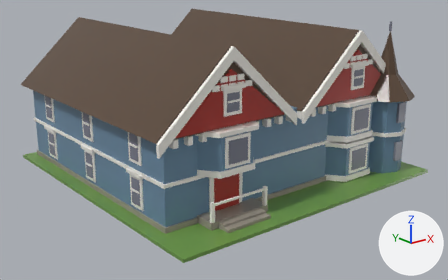
A saved change to the glTF model assets/managed-models/buildings/house-2x2-2f-victorian-a-solar/house-2x2-2f-victorian-a-solar.glb.
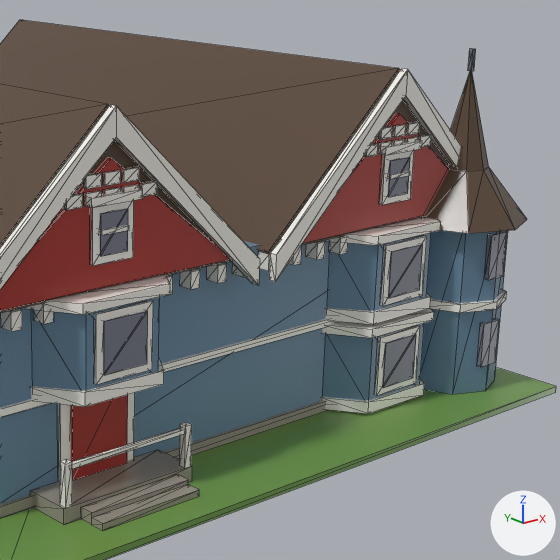
There are two pictures of each version: one whole from a 50 mm lens placed at (-2.51, -3.19, 1.45), pointed at (-0.03, -0.09, 0.21), one close up on the part from 41% to 96% of the width and 0% to 88% of the height. Lighting does not change. The marker at lower right points along +X, +Y and +Z. The older version's two pictures come first. The close-ups show mesh edges as thin lines. Vertices at exactly the same position are counted once.

In view in the first close-up: 'house-2x2-2f-victorian-a-solar'.
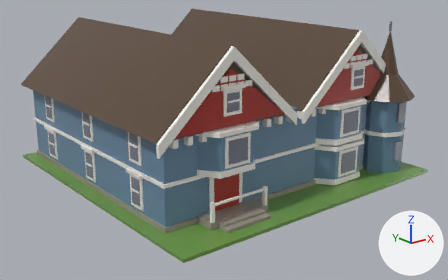
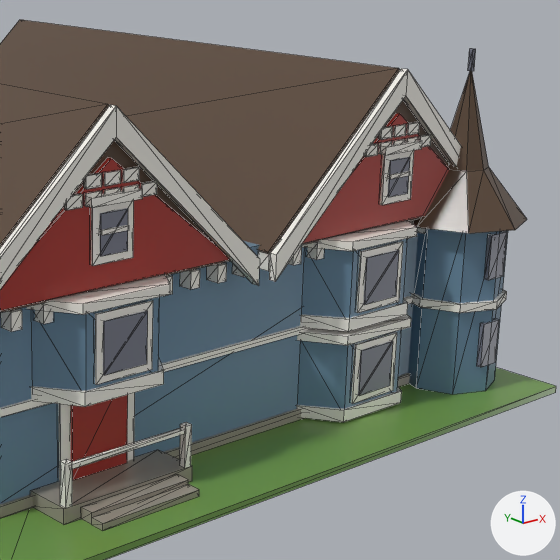
Changed parts and their boxes [x1, y1, x2, y2] in the close-ups (560 x 560 px; the box of a moved part takes in the faces that stretch with it):
part 1 of me_house_2x2_2f_victorian_a_solar, moved or reshaped: before [322, 323, 424, 400]; after [297, 330, 401, 409]
part 2 of me_house_2x2_2f_victorian_a_solar, moved or reshaped: before [322, 309, 434, 338]; after [297, 315, 411, 345]
part 3 of me_house_2x2_2f_victorian_a_solar, moved or reshaped: before [321, 379, 424, 414]; after [297, 387, 402, 422]
part 4 of me_house_2x2_2f_victorian_a_solar, moved or reshaped: before [382, 334, 416, 388]; after [358, 341, 393, 396]
part 5 of me_house_2x2_2f_victorian_a_solar, moved or reshaped: before [375, 325, 420, 396]; after [351, 332, 397, 404]
part 6 of me_house_2x2_2f_victorian_a_solar, moved or reshaped: before [327, 233, 431, 311]; after [302, 238, 408, 318]
part 7 of me_house_2x2_2f_victorian_a_solar, moved or reshaped: before [327, 217, 441, 245]; after [301, 220, 417, 251]
part 8 of me_house_2x2_2f_victorian_a_solar, moved or reshaped: before [326, 293, 431, 325]; after [300, 299, 408, 332]
part 9 of me_house_2x2_2f_victorian_a_solar, moved or reshaped: before [388, 244, 423, 298]; after [363, 250, 399, 305]
part 10 of me_house_2x2_2f_victorian_a_solar, moved or reshaped: before [381, 236, 427, 306]; after [356, 241, 403, 313]

Patch to the scene script:
```diff
--- a/assets/managed-models/buildings/house-2x2-2f-victorian-a-solar/house-2x2-2f-victorian-a-solar.glb.py
+++ b/assets/managed-models/buildings/house-2x2-2f-victorian-a-solar/house-2x2-2f-victorian-a-solar.glb.py
@@ me_house_2x2_2f_victorian_a_solar @@
 me_house_2x2_2f_victorian_a_solar.from_pydata(...)  # 1247 vertices, 1890 faces; spans x -1.0..1.0, y -1.0..1.0, z 0.0..0.99
 # used by ob_house_2x2_2f_victorian_a_solar; location = (0.0, 0.0, 0.0)
+# me_house_2x2_2f_victorian_a_solar part 1: the loose piece of 8 vertices spanning x 0.31..0.69, y -0.8..-0.7, z 0.04..0.25 is moved by (-0.1, 0.0, 0.0)
+# me_house_2x2_2f_victorian_a_solar part 2: the loose piece of 8 vertices spanning x 0.29..0.71, y -0.81..-0.69, z 0.25..0.28 is moved by (-0.1, 0.0, 0.0)
+# me_house_2x2_2f_victorian_a_solar part 3: the loose piece of 8 vertices spanning x 0.3..0.7, y -0.81..-0.69, z 0.03..0.06 is moved by (-0.1, 0.0, 0.0)
+# me_house_2x2_2f_victorian_a_solar part 4: the loose piece of 8 vertices spanning x 0.44..0.56, y -0.81..-0.8, z 0.09..0.22 is moved by (-0.1, 0.0, 0.0)
+# me_house_2x2_2f_victorian_a_solar part 5: the loose piece of 8 vertices spanning x 0.41..0.58, y -0.81..-0.8, z 0.07..0.24 is moved by (-0.1, 0.0, 0.0)
+# me_house_2x2_2f_victorian_a_solar part 6: the loose piece of 8 vertices spanning x 0.31..0.69, y -0.8..-0.7, z 0.3..0.51 is moved by (-0.1, 0.0, 0.0)
+# me_house_2x2_2f_victorian_a_solar part 7: the loose piece of 8 vertices spanning x 0.29..0.71, y -0.81..-0.69, z 0.51..0.54 is moved by (-0.1, 0.0, 0.0)
+# me_house_2x2_2f_victorian_a_solar part 8: the loose piece of 8 vertices spanning x 0.3..0.7, y -0.81..-0.69, z 0.28..0.32 is moved by (-0.1, 0.0, 0.0)
+# me_house_2x2_2f_victorian_a_solar part 9: the loose piece of 8 vertices spanning x 0.44..0.56, y -0.81..-0.8, z 0.35..0.48 is moved by (-0.1, 0.0, 0.0)
+# me_house_2x2_2f_victorian_a_solar part 10: the loose piece of 8 vertices spanning x 0.41..0.58, y -0.81..-0.8, z 0.33..0.5 is moved by (-0.1, 0.0, 0.0)
 me_house_2x2_2f_victorian_a_solar.materials.append(mat_m_house_2x2_2f_victorian_a_solar)
```
